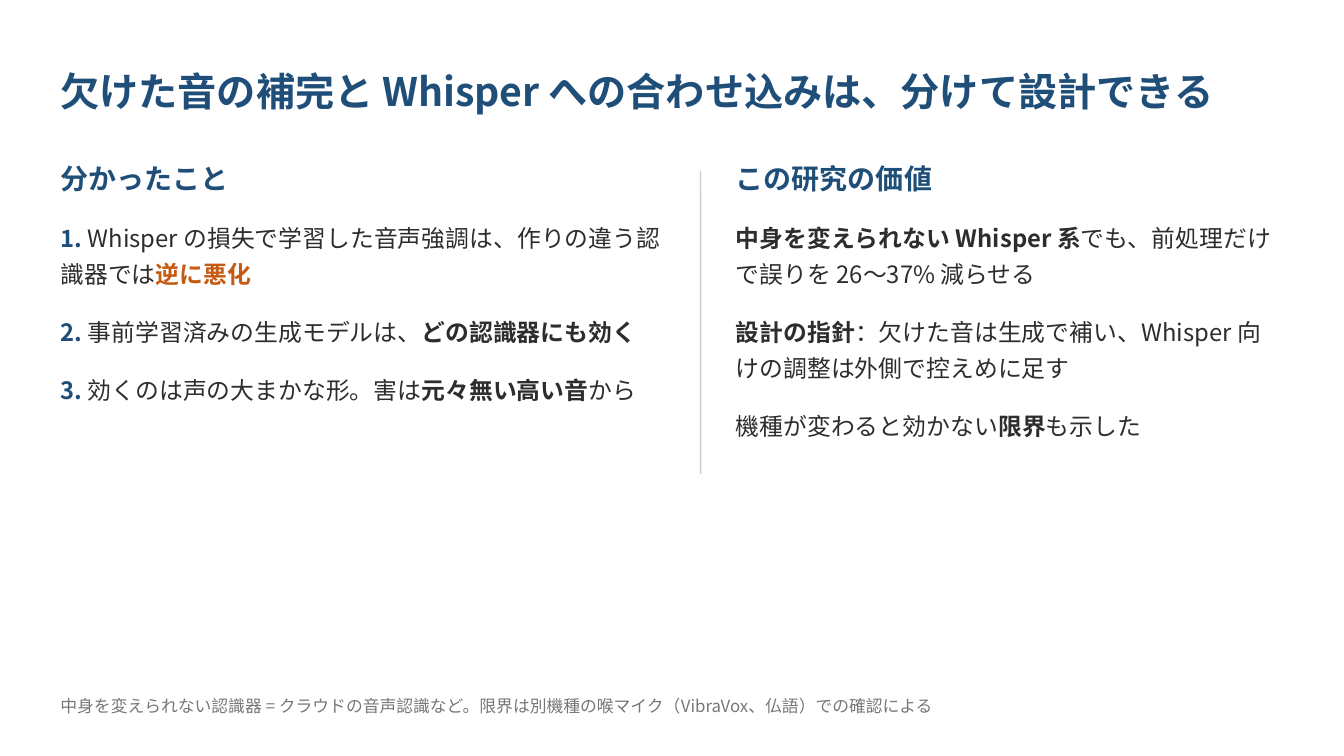
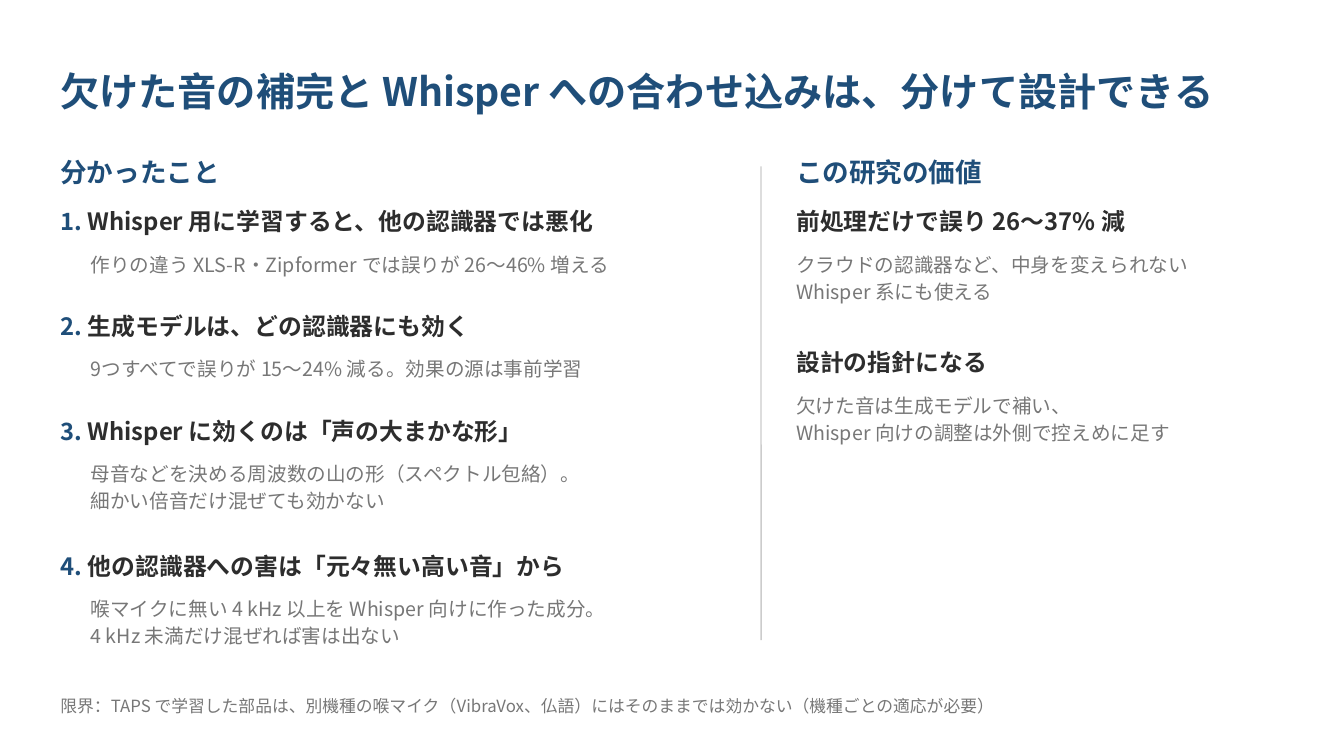
Before and after one commit to kasugayuji0716-art/bone-conduction-research, a slide deck: slide 4 of results/fusion_slides_2026-10.pptx. Drawn at 1344x756 pixels with LibreOffice and Linux fonts; fonts in the diff are those of the drawing. Boxes give left, top, right and bottom in pixels: in the first picture for what was removed or moved away, otherwise in the second. Text is boxed around its words. In the diff, an @@ line names an element or a change of style, - is before the commit and + after.

```diff
--- a/results/fusion_slides_2026-10.pptx
+++ b/results/fusion_slides_2026-10.pptx
@@ text "分かったこと" at <box>60,160,219,185</box>: size 20 to 19 pt @@
@@ line moved from (701, 171) - (701, 474) to (761, 166) - (761, 640) @@
@@ text "この研究の価値" at <box>796,159,982,185</box>: size 20 to 19 pt @@
@@ text "この研究の価値": place and size @@
-text "この研究の価値" at <box>736,165,932,192</box>
+text "この研究の価値" at <box>796,159,982,185</box>
@@ text at <box>60,209,593,235</box>: text changed; bold on @@
-1. Whisper の損失で学習した音声強調は、作りの違う認識器では逆に悪化
-2. 事前学習済みの生成モデルは、どの認識器にも効く
-3. 効くのは声の大まかな形。害は元々無い高い音から
+1. Whisper 用に学習すると、他の認識器では悪化
@@ text added at <box>796,210,1125,232</box>, 17 pt, text #2D2D2D, bold @@
+前処理だけで誤り 26〜37% 減
@@ text added at <box>91,255,608,277</box>, 14 pt, text #777777 @@
+作りの違う XLS-R・Zipformer では誤りが 26〜46% 増える
@@ text added at <box>796,255,1188,304</box>, 14 pt, text #777777 @@
+クラウドの認識器など、中身を変えられない
+Whisper 系にも使える
@@ text added at <box>60,314,469,337</box>, 17 pt, text #2D2D2D, bold @@
+2. 生成モデルは、どの認識器にも効く
@@ text added at <box>91,359,583,378</box>, 14 pt, text #777777 @@
+9つすべてで誤りが 15〜24% 減る。効果の源は事前学習
@@ text added at <box>796,350,987,373</box>, 17 pt, text #2D2D2D, bold @@
+設計の指針になる
@@ text added at <box>60,419,523,445</box>, 17 pt, text #2D2D2D, bold @@
+3. Whisper に効くのは「声の大まかな形」
@@ text at <box>796,396,1169,445</box>: text changed; size 17 to 14 pt; text colour #2D2D2D to #777777 @@
-• 中身を変えられない Whisper 系でも、前処理だけで誤りを 26〜37% 減らせる
-• 設計の指針：欠けた音は生成で補い、Whisper 向けの調整は外側で控えめに足す
-• 機種が変わると効かない限界も示した
+欠けた音は生成モデルで補い、
+Whisper 向けの調整は外側で控えめに足す
@@ text added at <box>91,464,580,510</box>, 14 pt, text #777777 @@
+母音などを決める周波数の山の形（スペクトル包絡）。
+細かい倍音だけ混ぜても効かない
@@ text added at <box>60,554,565,577</box>, 17 pt, text #2D2D2D, bold @@
+4. 他の認識器への害は「元々無い高い音」から
@@ text added at <box>91,599,606,645</box>, 14 pt, text #777777 @@
+喉マイクに無い 4 kHz 以上を Whisper 向けに作った成分。
+4 kHz 未満だけ混ぜれば害は出ない
@@ text at <box>60,698,994,714</box>: text changed @@
-中身を変えられない認識器 = クラウドの音声認識など。限界は別機種の喉マイク（VibraVox、仏語）での確認による
+限界：TAPS で学習した部品は、別機種の喉マイク（VibraVox、仏語）にはそのままでは効かない（機種ごとの適応が必要）
```
Also in this commit, not shown: 2 other files.
